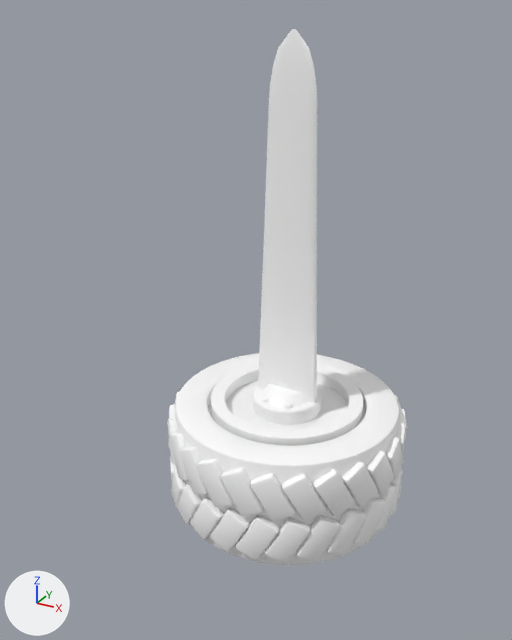
One commit to the glTF model models/parts.glb: the scene before it, then after it.
Before and after are seen from a 50 mm lens placed at (0.681, -1.397, 1.038), pointed at (-0.062, -0.046, 0.363). The axes (+X, +Y, +Z) are drawn at lower left. The lights are the same throughout. The picture after the commit comes second.

In view in the first picture: 'hub', 'prop_blade', 'rim', 'tire' and 1 more.
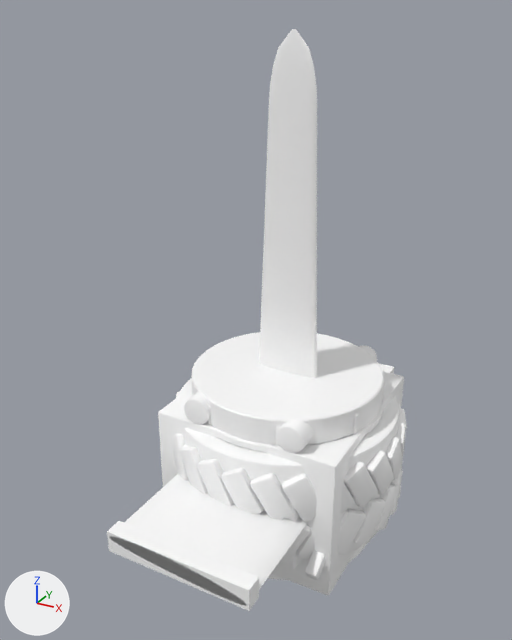
Pixel boxes (x1, y1, x2, y2) of what changed, in the pictures (512 x 640 px):
'jet_engine', added
    after: (191, 332, 385, 580)
'rotor_blade', added
    after: (107, 364, 394, 611)
'breech', added
    after: (158, 345, 404, 595)
'rim', unchanged, covered by the edit
    before: (211, 364, 363, 446)

What changed in the scene script:
```text
Add mat_defaultmaterial_016:
    mat_defaultmaterial_016 = bpy.data.materials.new('DefaultMaterial.016')
    mat_defaultmaterial_016.use_nodes = True; mat_defaultmaterial_016.node_tree.nodes.clear()
    _N = mat_defaultmaterial_016.node_tree.nodes; _L = mat_defaultmaterial_016.node_tree.links
    n0 = _N.new('ShaderNodeOutputMaterial'); n0.name = 'Material Output'
    n1 = _N.new('ShaderNodeBsdfPrincipled'); n1.name = 'Principled BSDF'
    n2 = _N.new('ShaderNodeVertexColor'); n2.name = 'Color Attribute'
    _L.new(n1.outputs[0], n0.inputs[0])  # 'BSDF' to 'Surface'
    _L.new(n2.outputs[0], n1.inputs[0])  # 'Color' to 'Base Color'
Add mat_defaultmaterial_015:
    mat_defaultmaterial_015 = bpy.data.materials.new('DefaultMaterial.015')
    mat_defaultmaterial_015.use_nodes = True; mat_defaultmaterial_015.node_tree.nodes.clear()
    _N = mat_defaultmaterial_015.node_tree.nodes; _L = mat_defaultmaterial_015.node_tree.links
    n0 = _N.new('ShaderNodeOutputMaterial'); n0.name = 'Material Output'
    n1 = _N.new('ShaderNodeBsdfPrincipled'); n1.name = 'Principled BSDF'
    n2 = _N.new('ShaderNodeVertexColor'); n2.name = 'Color Attribute'
    _L.new(n1.outputs[0], n0.inputs[0])  # 'BSDF' to 'Surface'
    _L.new(n2.outputs[0], n1.inputs[0])  # 'Color' to 'Base Color'
Add mat_defaultmaterial_013:
    mat_defaultmaterial_013 = bpy.data.materials.new('DefaultMaterial.013')
    mat_defaultmaterial_013.use_nodes = True; mat_defaultmaterial_013.node_tree.nodes.clear()
    _N = mat_defaultmaterial_013.node_tree.nodes; _L = mat_defaultmaterial_013.node_tree.links
    n0 = _N.new('ShaderNodeOutputMaterial'); n0.name = 'Material Output'
    n1 = _N.new('ShaderNodeBsdfPrincipled'); n1.name = 'Principled BSDF'
    n2 = _N.new('ShaderNodeVertexColor'); n2.name = 'Color Attribute'
    _L.new(n1.outputs[0], n0.inputs[0])  # 'BSDF' to 'Surface'
    _L.new(n2.outputs[0], n1.inputs[0])  # 'Color' to 'Base Color'
Add me_breech:
    me_breech.from_pydata(...)  # 792 vertices, 1552 faces; spans x -0.27..0.27, y -0.274..0.25, z -0.2..0.224
    me_breech.materials.append(mat_defaultmaterial_016)
Add me_rotor_blade:
    me_rotor_blade.from_pydata(...)  # 466 vertices, 920 faces; spans x -0.172..0.172, y -0.5..0.5, z -0.035..0.041
    me_rotor_blade.materials.append(mat_defaultmaterial_015)
Add me_jet_engine:
    me_jet_engine.from_pydata(...)  # 832 vertices, 1616 faces; spans x -0.24..0.24, y -0.24..0.24, z -0.225..0.225
    me_jet_engine.materials.append(mat_defaultmaterial_013)
Add ob_breech:
    ob_breech = bpy.data.objects.new('breech', me_breech)
    ob_breech.location = (0.0, 0.0, 0.0)
Add ob_rotor_blade:
    ob_rotor_blade = bpy.data.objects.new('rotor_blade', me_rotor_blade)
    ob_rotor_blade.location = (0.0, 0.0, 0.0)
Add ob_jet_engine:
    ob_jet_engine = bpy.data.objects.new('jet_engine', me_jet_engine)
    ob_jet_engine.location = (0.0, 0.0, 0.0)
```
